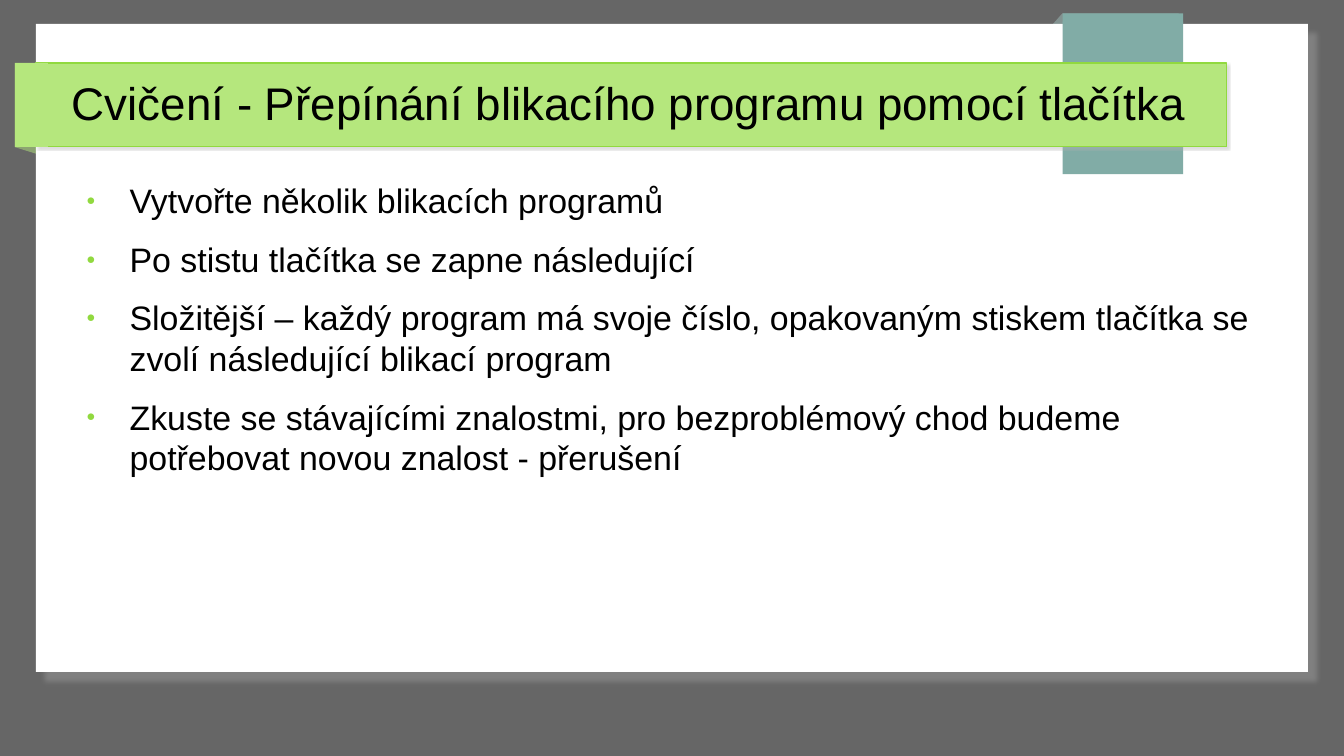
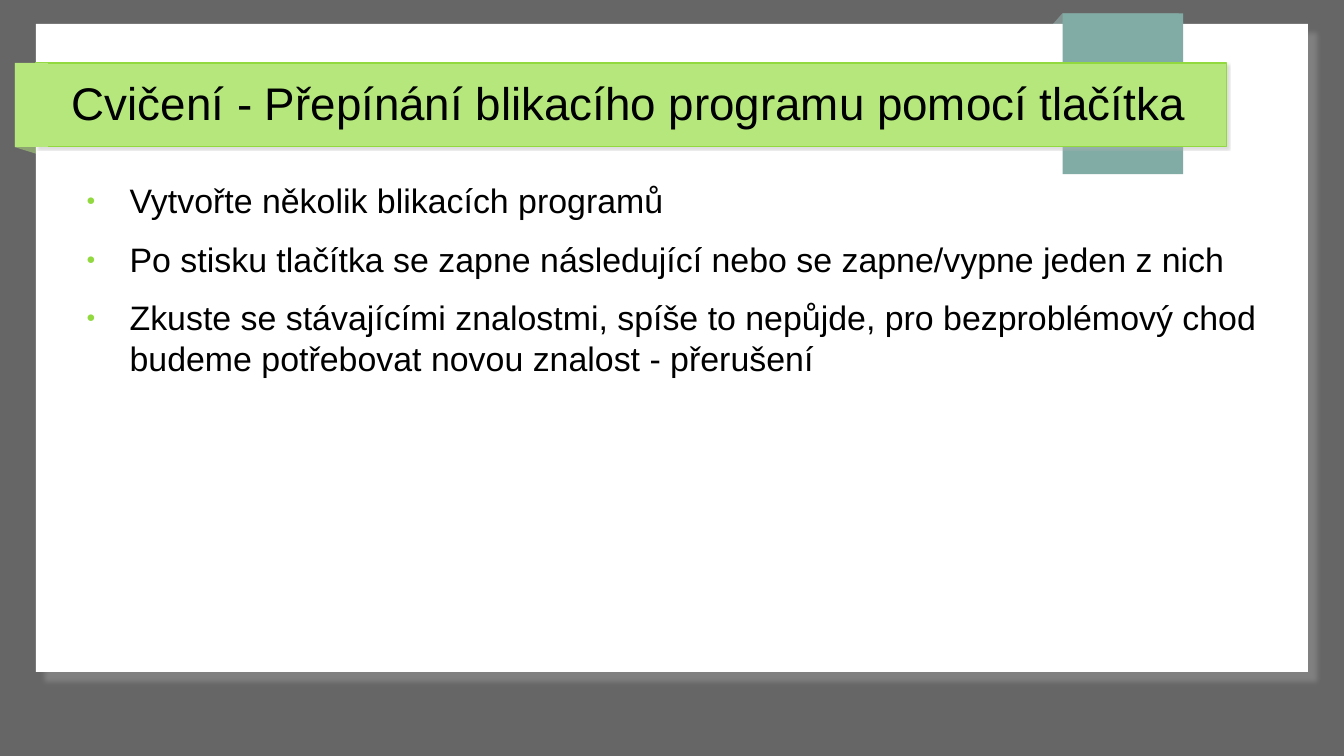
Before and after one commit to MartinPenicka/ArduinoDay, a slide deck: slide 21 of RaspberryPiPico_MicroPython_Introduction/prezentace/rpi_prezentace.odp (slide 17 before the commit). Drawn at 1344x756 pixels with LibreOffice and Linux fonts; fonts in the diff are those of the drawing. Boxes give left, top, right and bottom in pixels: in the first picture for what was removed or moved away, otherwise in the second. Text is boxed around its words. In the diff, an @@ line names an element or a change of style, - is before the commit and + after.

Commit message:
Added final version of presentation

```diff
--- a/RaspberryPiPico_MicroPython_Introduction/prezentace/rpi_prezentace.odp
+++ b/RaspberryPiPico_MicroPython_Introduction/prezentace/rpi_prezentace.odp
@@ text at (130,247,1255,378): text changed @@
-● Po stistu tlačítka se zapne následující
-● Složitější – každý program má svoje číslo, opakovaným stiskem tlačítka se zvolí následující blikací program
-● Zkuste se stávajícími znalostmi, pro bezproblémový chod budeme potřebovat novou znalost - přerušení
+● Po stisku tlačítka se zapne následující nebo se zapne/vypne jeden z nich
+● Zkuste se stávajícími znalostmi, spíše to nepůjde, pro bezproblémový chod budeme potřebovat novou znalost - přerušení
```
Also in this commit, not shown: 9 other slides changed, 5 slides added, 4 other files.
